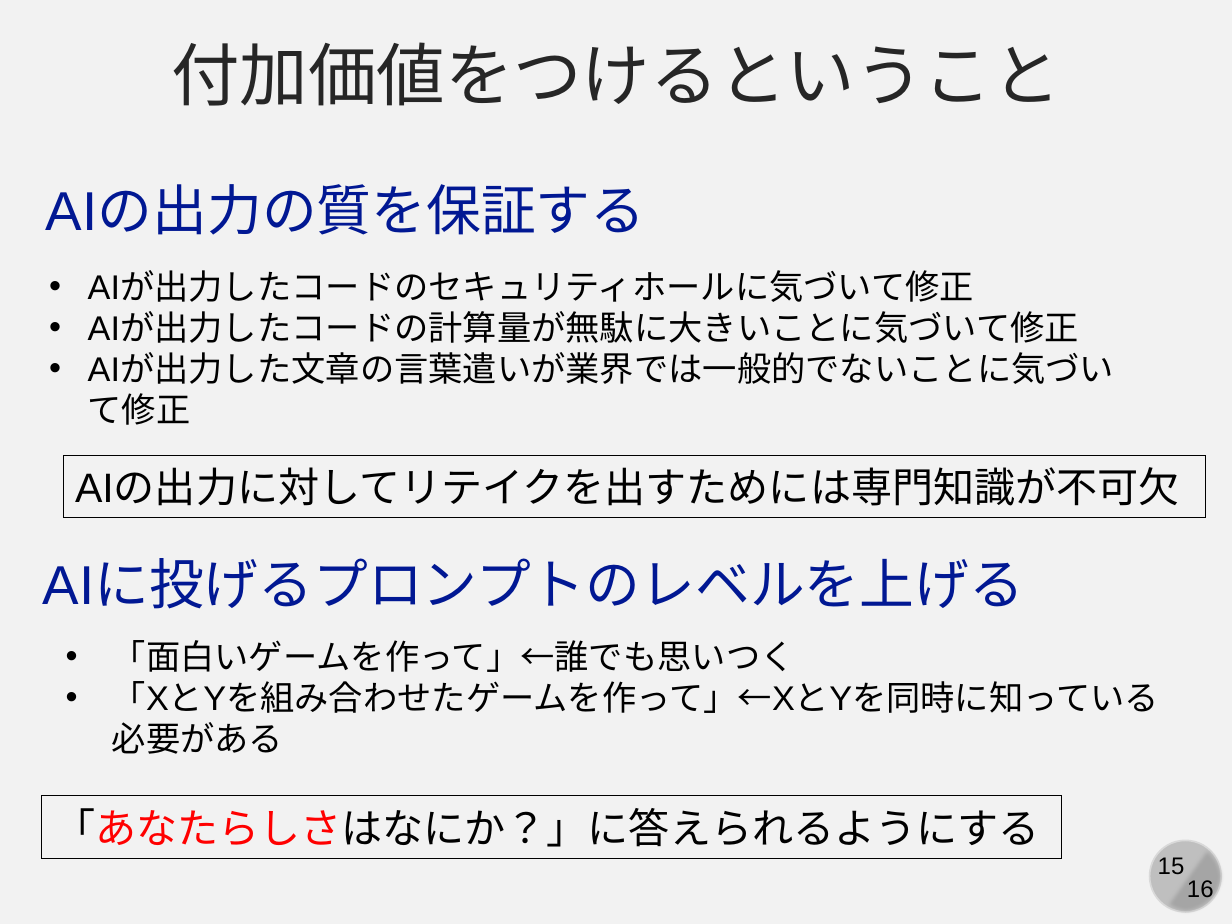
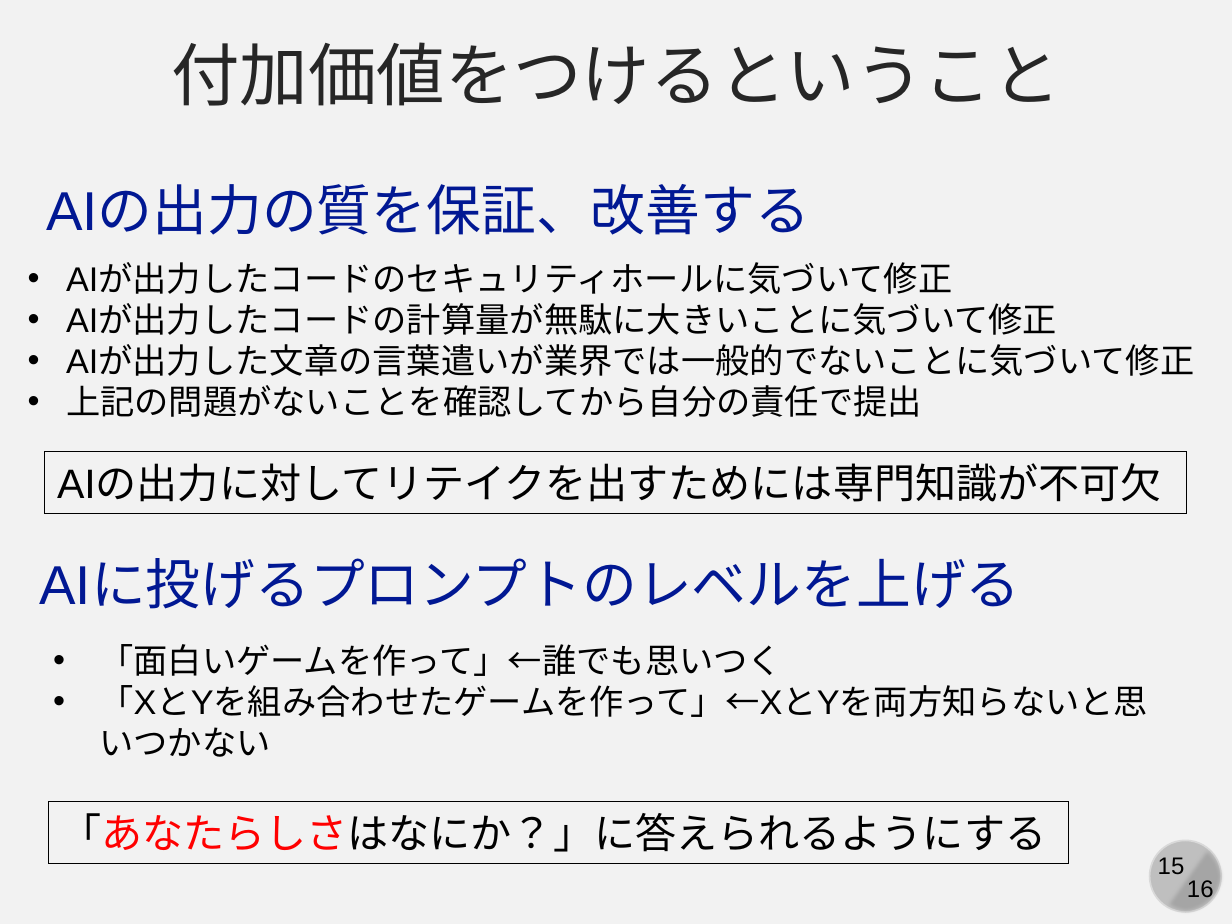
Before and after one commit to kaityo256/lab_startup, a slide deck: slide 15 of generative_ai/generative_ai_and_us.pptx. Drawn at 1232x924 pixels with LibreOffice and Linux fonts; fonts in the diff are those of the drawing. Boxes give left, top, right and bottom in pixels: in the first picture for what was removed or moved away, otherwise in the second. Text is boxed around its words. In the diff, an @@ line names an element or a change of style, - is before the commit and + after.

```diff
--- a/generative_ai/generative_ai_and_us.pptx
+++ b/generative_ai/generative_ai_and_us.pptx
@@ text at box(46, 186, 810, 235): text changed @@
-AIの出力の質を保証する
+AIの出力の質を保証、改善する
@@ text "AIが出力したコードのセキュリティホールに気づいて修正": place and size @@
-text "AIが出力したコードのセキュリティホールに気づいて修正" at box(88, 271, 1079, 343)
+text "AIが出力したコードのセキュリティホールに気づいて修正" at box(66, 263, 1194, 417)
@@ text at box(66, 385, 922, 417): paragraph added @@
+• 上記の問題がないことを確認してから自分の責任で提出
@@ rectangle "AIの出力に対してリテイクを出すためには専門知識が不可欠": place and size @@
-rectangle "AIの出力に対してリテイクを出すためには専門知識が不可欠" at box(63, 456, 1205, 517)
+rectangle "AIの出力に対してリテイクを出すためには専門知識が不可欠" at box(44, 451, 1186, 513)
@@ text "AIに投げるプロンプトのレベルを上げる": place and size @@
-text "AIに投げるプロンプトのレベルを上げる" at box(43, 561, 1024, 609)
+text "AIに投げるプロンプトのレベルを上げる" at box(39, 561, 1020, 609)
@@ text "「面白いゲームを作って」←誰でも思いつく": place and size @@
-text "「面白いゲームを作って」←誰でも思いつく" at box(112, 640, 1159, 713)
+text "「面白いゲームを作って」←誰でも思いつく" at box(99, 644, 1148, 717)
@@ text at box(99, 685, 1148, 717): text changed @@
-• 「XとYを組み合わせたゲームを作って」←XとYを同時に知っている必要がある
+• 「XとYを組み合わせたゲームを作って」←XとYを両方知らないと思いつかない
@@ rectangle "「あなたらしさはなにか？」に答えられるようにする": place and size @@
-rectangle "「あなたらしさはなにか？」に答えられるようにする" at box(42, 796, 1062, 857)
+rectangle "「あなたらしさはなにか？」に答えられるようにする" at box(48, 802, 1068, 864)
```
Also in this commit, not shown: 6 other slides changed.
